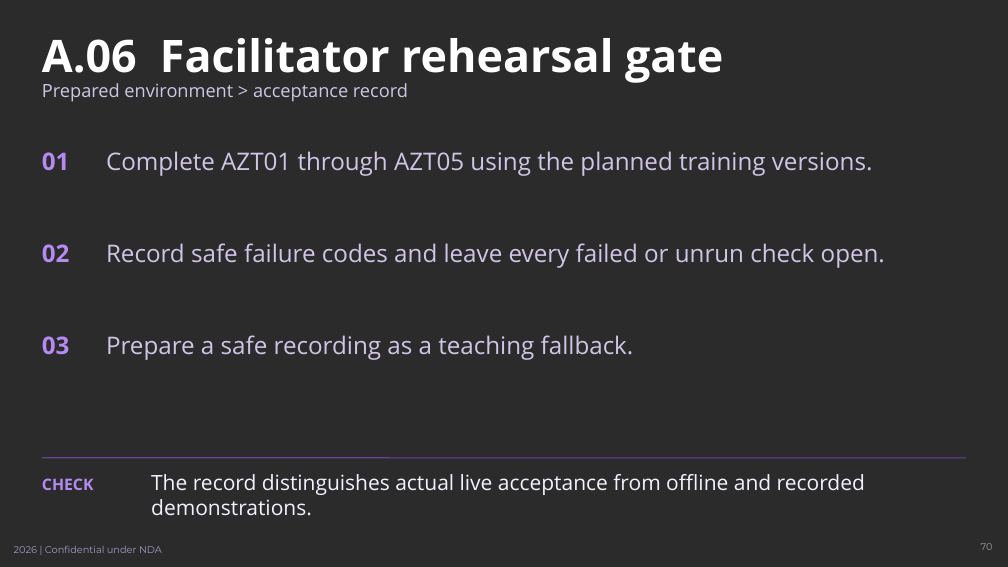
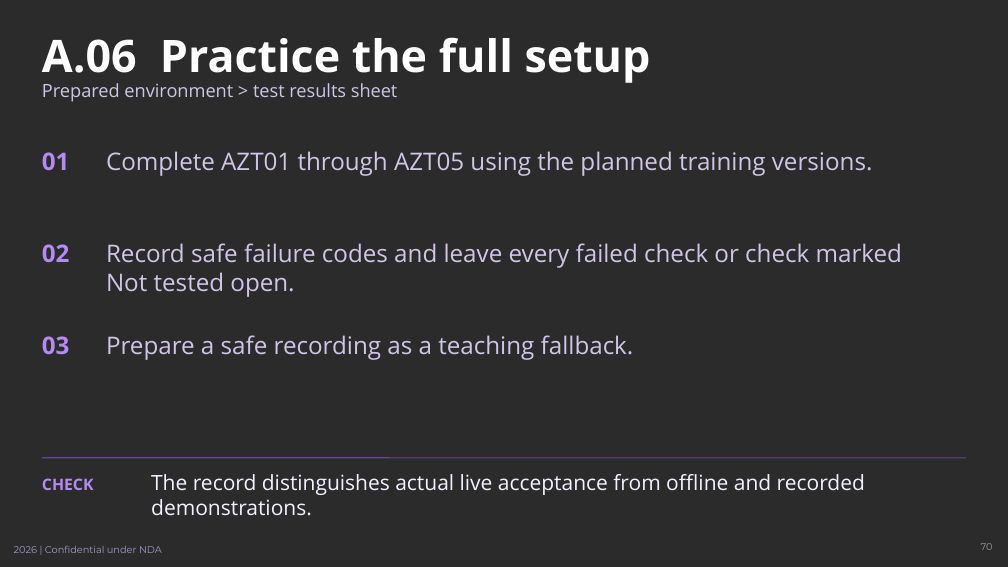
Before and after one commit to johnt-zenity/zenity-remediation-assistant, a slide deck: slide 70 of docs/training/zenity-teams-training.pptx. Drawn at 1008x567 pixels with LibreOffice and Linux fonts; fonts in the diff are those of the drawing; background and template pictures are left out; a plain dark background stands for a picture behind light text. Boxes give left, top, right and bottom in pixels: in the first picture for what was removed or moved away, otherwise in the second. Text is boxed around its words. In the diff, an @@ line names an element or a change of style, - is before the commit and + after.

Commit message:
Clarify training instructions and setup checks (#1)

```diff
--- a/docs/training/zenity-teams-training.pptx
+++ b/docs/training/zenity-teams-training.pptx
@@ title at <box>42,37,651,84</box>: text changed @@
-A.06 Facilitator rehearsal gate
+A.06 Practice the full setup
@@ text at <box>42,83,398,102</box>: text changed @@
-Prepared environment > acceptance record
+Prepared environment > test results sheet
@@ text at <box>106,243,902,297</box>: text changed @@
-Record safe failure codes and leave every failed or unrun check open.
+Record safe failure codes and leave every failed check or check marked Not tested open.
```
Also in this commit, not shown: 31 other slides changed, 6 other files.
